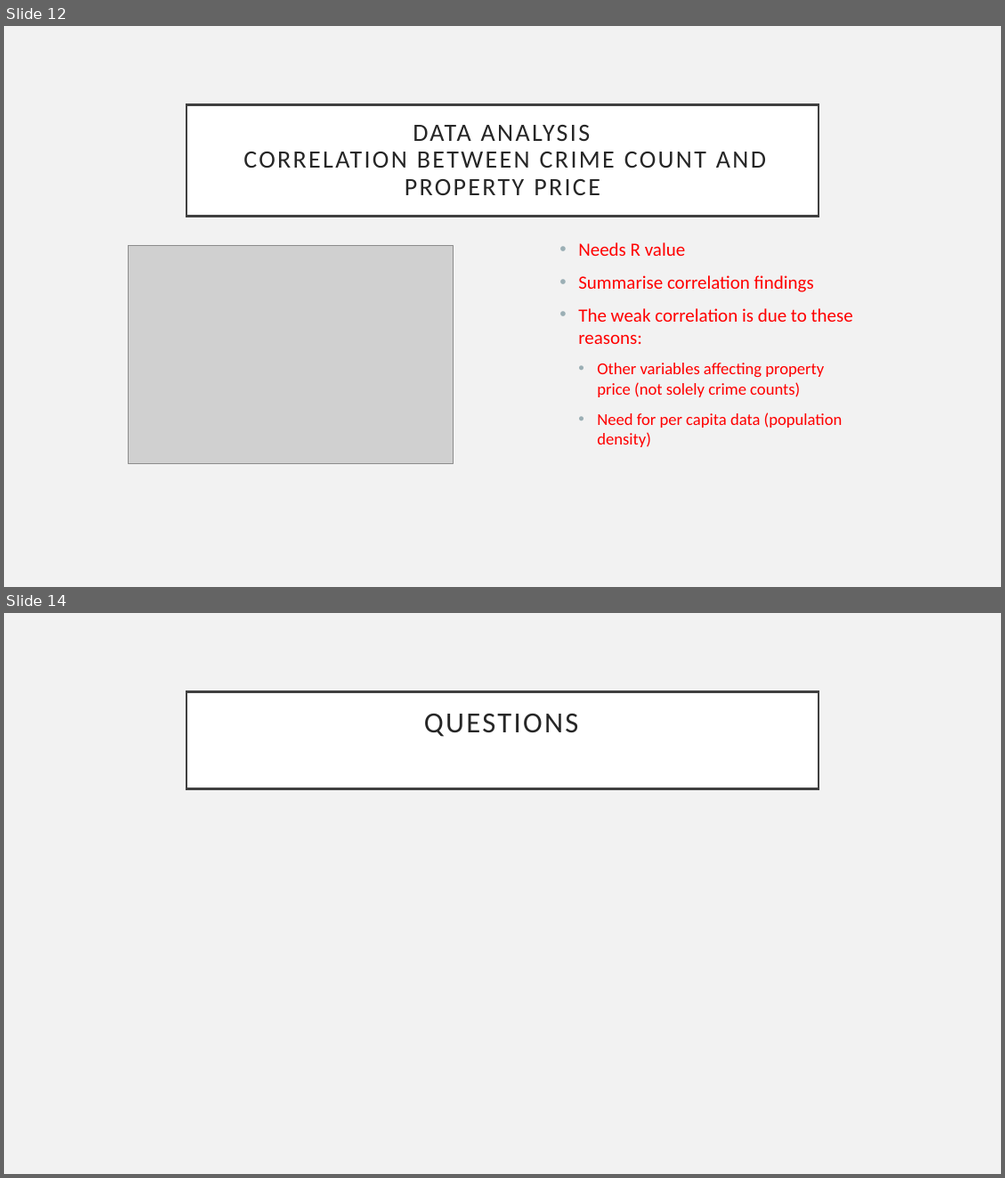
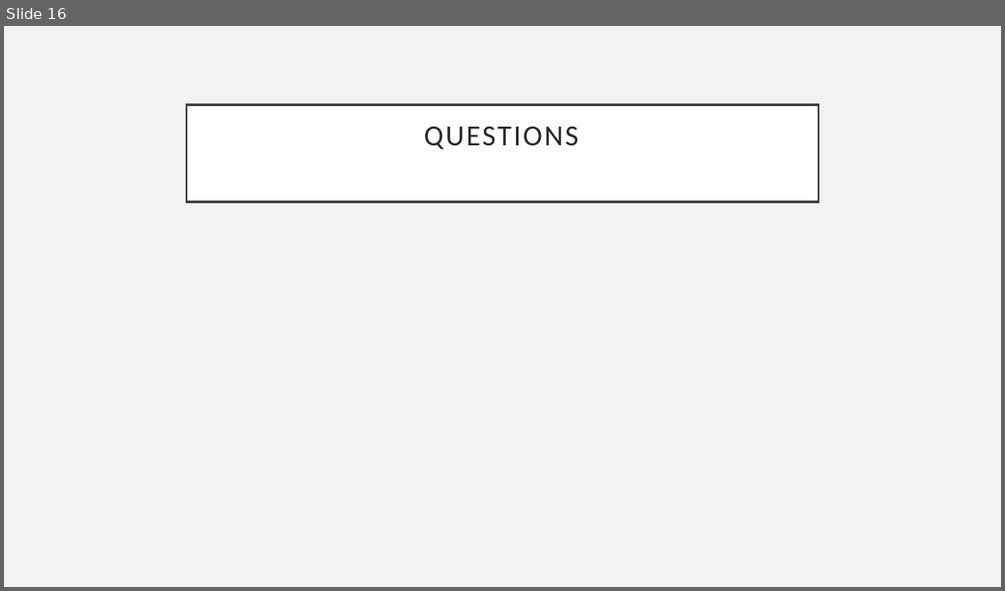
Before and after one commit to Sprettle/Chevrolet-Chilis, a slide deck: Project 1 Presentation.pptx. Shown one above the other, each under a label of ours: slides 12 and 14 before the commit, slide 16 after it; the slides between them are not shown. The pictures are 1005x1178 and 1005x591 pixels, drawn with LibreOffice and Linux fonts; fonts in the diff are those of the drawing; grey boxes stand for pictures. Boxes give left, top, right and bottom in pixels: in the first picture for what was removed or moved away, otherwise in the second. Text is boxed around its words. In the diff, an @@ line names an element or a change of style, - is before the commit and + after.

```diff
--- a/Project 1 Presentation.pptx
+++ b/Project 1 Presentation.pptx
@@ slide 12 removed at (4, 26, 1001, 587), background #F2F2F2 @@
@@ title removed at (186, 104, 818, 216) @@
-DATA ANALYSIS
-CORRELATION BETWEEN CRIME COUNT AND PROPERTY PRICE
@@ picture removed at (129, 246, 453, 464) @@
@@ text removed at (578, 242, 853, 447) @@
-• Needs R value
-• Summarise correlation findings
-• The weak correlation is due to these reasons:
-  • Other variables affecting property price (not solely crime counts)
-  • Need for per capita data (population density)
@@ what was slide 14 is now slide 16 @@
```
Also in this commit, not shown: 11 slides changed, 4 slides added, 1 other slide removed.
